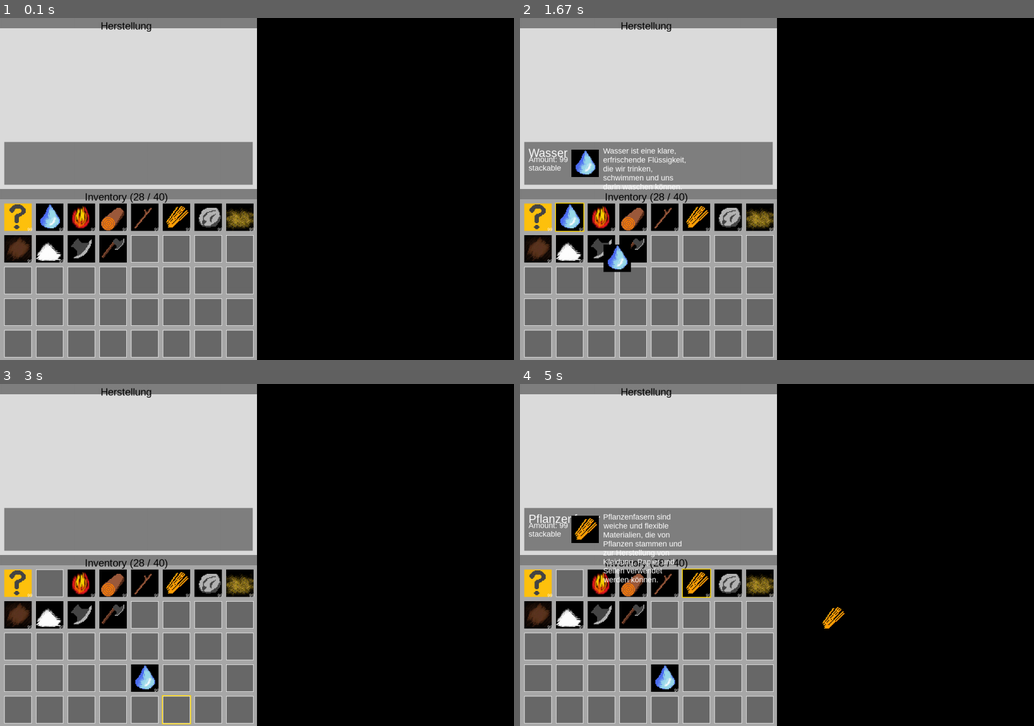
Above: before the commit, frames 1-4 (two rows, left to right).
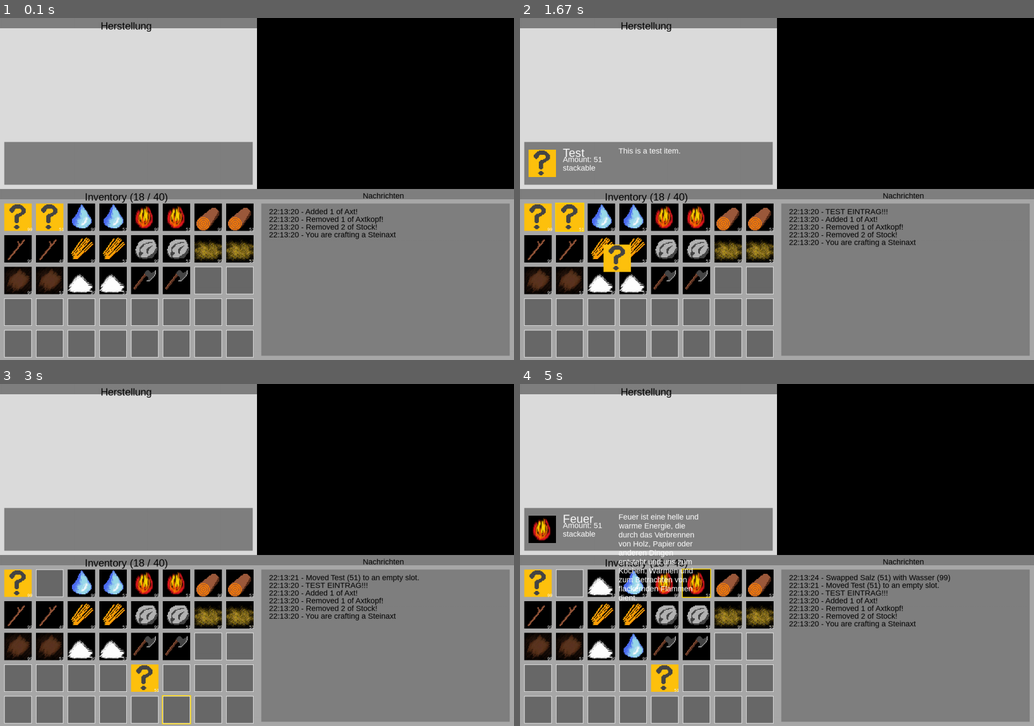
Above: after the commit, the same moments.

Repository: Pappet/CraftingGame_pygame
Game: pygame game, started from CraftingGame/main.py
Two runs of this game, one before a commit and one after it. Both use one fixed random seed, a clock stepped at 60 frames per second and the inputs below.
Inputs (mouse positions are in pixels of both pictures, inside the frame that each line leads up to):
- Up to frame 1 (0.1 s): no input
- Up to frame 2 (1.67 s): press the mouse at (633, 250) at 0.37 s; move the mouse to (622, 257) at 0.47 s; release the mouse at (617, 271) at 0.6 s; hold M 0.67-1.13 s; press the mouse at (571, 281) at 1.2 s; move the mouse to (771, 298) at 1.3 s; release the mouse at (972, 318) at 1.43 s; press the mouse at (571, 216) at 1.53 s; move the mouse to (617, 257) at 1.63 s
- Up to frame 3 (3 s): release the mouse at (143, 664) at 1.77 s; press the mouse at (82, 678) at 1.87 s; move the mouse to (97, 643) at 1.97 s; release the mouse at (113, 609) at 2.1 s; press the mouse at (51, 678) at 2.2 s; move the mouse to (246, 551) at 2.3 s; release the mouse at (447, 425) at 2.43 s; press the mouse at (51, 616) at 2.53 s; move the mouse to (143, 520) at 2.63 s; release the mouse at (231, 425) at 2.77 s; press the mouse at (174, 708) at 2.87 s; move the mouse to (282, 585) at 2.97 s
- Up to frame 4 (5 s): release the mouse at (905, 459) at 3.1 s; press the mouse at (535, 678) at 3.2 s; move the mouse to (679, 606) at 3.3 s; release the mouse at (818, 534) at 3.43 s; press the mouse at (663, 582) at 3.53 s; move the mouse to (669, 575) at 3.63 s; release the mouse at (669, 568) at 3.77 s; press the mouse at (761, 647) at 3.87 s; move the mouse to (782, 551) at 3.97 s; release the mouse at (802, 459) at 4.1 s; press the mouse at (633, 647) at 4.2 s; move the mouse to (612, 616) at 4.3 s; release the mouse at (591, 589) at 4.43 s; press the mouse at (694, 647) at 4.53 s; move the mouse to (653, 596) at 4.63 s; release the mouse at (612, 548) at 4.77 s; press the mouse at (694, 582) at 4.87 s; move the mouse to (833, 616) at 4.97 s

The runs differ from the first frame. In frame 1, 32% of the frame differs, in the area x 0-100%, y 50-100%; in frame 2, 33%; in frame 3, 32%; in frame 4, 34%, in the area x 0-100%, y 38-100%.

Commit message:
Feature: Added basic Message Log. Can add message and it scrolls. Some minor Bugs.

Diff:
--- a/CraftingGame/Recipes/RecipeManager.py
+++ b/CraftingGame/Recipes/RecipeManager.py
@@ -2,10 +2,11 @@
 
 
 class RecipeManager:
-    def __init__(self, inventory, item_manager):
+    def __init__(self, inventory, item_manager, message_menu):
         self.recipes = []
         self.inventory = inventory
         self.item_manager = item_manager
+        self.message_menu = message_menu
 
     def load_recipes(self, recipes_file_path):
         with open(recipes_file_path, 'r') as f:
@@ -33,21 +34,21 @@
                     return False
                 print(f"Recipe: {recipe['name']} can be crafted!")
                 return True
-        print(f"This is an invalid Recipe!")
+        self.message_menu.add_message(f"This is an invalid Recipe!")
         return False
 
     def craft(self, recipe) -> bool:
         if self.can_craft(recipe):
-            print(f"You are crafting a {recipe['name']}")
+            self.message_menu.add_message(f"You are crafting a {recipe['name']}")
             for ingredients_item, ingredients_amount in recipe["ingredients"].items():
                 item_object = self.item_manager.get_item_by_name(ingredients_item)
                 self.inventory.remove_item(item_object, ingredients_amount)
-                print(f"Removed {ingredients_amount} of {ingredients_item} from the inventory!")
+                self.message_menu.add_message(f"Removed {ingredients_amount} of {ingredients_item}!")
 
             for result_item, result_amount in recipe["results"].items():
                 result_object = self.item_manager.get_item_by_name(result_item)
                 self.inventory.add_item(result_object, result_amount)
-                print(f"Added {result_amount} of {result_item}!")
+                self.message_menu.add_message(f"Added {result_amount} of {result_item}!")
             return True
-        print(f"Can't craft this recipe!")
+        self.message_menu.add_message(f"Can't craft this recipe!")
         return False
--- a/CraftingGame/Recipes/recipes.json
+++ b/CraftingGame/Recipes/recipes.json
@@ -11,7 +11,7 @@
   {
     "name": "Steinaxt",
     "ingredients": {
-      "Holz": 2,
+      "Stock": 2,
       "Axtkopf": 1
     },
     "results": {
--- a/CraftingGame/items/ItemsManager.py
+++ b/CraftingGame/items/ItemsManager.py
@@ -17,7 +17,7 @@
         for item_data in items_data:
             item = Item(str(uuid.uuid4()), item_data['name'], item_data['image_path'],
                         item_data['category'], item_data['description'], item_data['stackable'])
-            print(f"{item.name}: {item.id}")
+            # print(f"{item.name}: {item.id}")
             self.items.append(item)
 
     def get_item_by_id(self, item_id) -> Optional[Item]:
--- a/CraftingGame/main.py
+++ b/CraftingGame/main.py
@@ -6,6 +6,7 @@
 from menus.MenuManager import MenuManager
 from menus.Menu import Menu
 from menus.CraftingMenu import CraftingMenu
+from menus.MessageMenu import MessageMenu
 from Recipes.RecipeManager import RecipeManager
 
 pygame.init()
@@ -40,38 +41,39 @@
 bottom_left = (0, screen_height//2)
 bottom_right = (screen_width//2, screen_height//2)
 
+message_menu = MessageMenu(bottom_right[0], bottom_right[1], screen_width//2, screen_height//2, menu_spacing, menu_font_size, menu_title_spacing, "Nachrichten", True, screen)
+
 # ---- create inventory and items --------------------------------------------------------
 items_manager = ItemsManager()
 items_manager.load_items("./items/items.json")
 
 inventory = Inventory(bottom_left[0], bottom_left[1], screen_width//2, screen_height//2, inventory_slot_size, menu_spacing, inventory_rows,
-                      inventory_cols, menu_spacing, menu_font_size, menu_title_spacing, inventory_tile, True)
+                      inventory_cols, menu_spacing, menu_font_size, menu_title_spacing, inventory_tile, True, message_menu)
 
 # ---- Rezepte --------------------------------------------------------
-recipe_manager = RecipeManager(inventory, items_manager)
+recipe_manager = RecipeManager(inventory, items_manager, message_menu)
 recipe_manager.load_recipes("./Recipes/recipes.json")
 
 # ---- create menus and menu manager --------------------------------------------------------
-crafting_menu = CraftingMenu(top_left[0], top_left[1], screen_width//2, screen_height//2, menu_spacing, menu_font_size, menu_title_spacing, "Herstellung", True, inventory, items_manager)
-map_menu = Menu(top_right[0], top_right[1], screen_width//2, screen_height//2, menu_spacing, menu_font_size, menu_title_spacing, "Karte", False)
-massage_menu = Menu(bottom_right[0], bottom_right[1], screen_width//2, screen_height//2, menu_spacing, menu_font_size, menu_title_spacing, "Nachrichten", False)
+crafting_menu = CraftingMenu(top_left[0], top_left[1], screen_width//2, screen_height//2, menu_spacing, menu_font_size, menu_title_spacing, "Herstellung", True, inventory, items_manager, message_menu)
+map_menu = Menu(top_right[0], top_right[1], message_menu, screen_width//2, screen_height//2, menu_spacing, menu_font_size, menu_title_spacing, "Karte", False)
 
 menu_manager.add_menu(inventory)
 menu_manager.add_menu(crafting_menu)
 menu_manager.add_menu(map_menu)
-menu_manager.add_menu(massage_menu)
+menu_manager.add_menu(message_menu)
 
 # ---- Manipulate the Inventory --------------------------------------------------------
 for item in items_manager.items:
     if item.stackable:
-        inventory.add_item(item, 99)
+        inventory.add_item(item, 150)
     else:
         inventory.add_item(item, 1)
 
 print(inventory.get_items())
 # print(recipe_manager.get_recipes_by_ingredient("Holz"))
 # print(recipe_manager.can_craft(recipe_manager.get_recipe_by_name("Steinaxt")))
-# recipe_manager.craft(recipe_manager.get_recipe_by_name("Stock"))
+recipe_manager.craft(recipe_manager.get_recipe_by_name("Steinaxt"))
 print(inventory.get_items())
 
 # ---- Haupt-Schleife --------------------------------------------------------
--- a/CraftingGame/menus/CraftingMenu.py
+++ b/CraftingGame/menus/CraftingMenu.py
@@ -5,8 +5,8 @@
 
 
 class CraftingMenu(Menu):
-    def __init__(self, x, y, width, height, edge_spacing, menu_font_size, title_spacing, title, active, inventory, item_manager):
-        super().__init__(x=x, y=y, width=width, height=height,
+    def __init__(self, x, y, width, height, edge_spacing, menu_font_size, title_spacing, title, active, inventory, item_manager, message_menu):
+        super().__init__(x=x, y=y, message_menu = message_menu, width=width, height=height,
                          edge_spacing=edge_spacing, menu_font_size=menu_font_size, title_spacing=title_spacing,
                          title=title, active=active)
         self.bg_color = color.gainsboro
@@ -17,24 +17,28 @@
         self.info_height = 100
         self.info_x = self.x + self.edge_spacing
         self.info_y = self.height - self.info_height - self.edge_spacing
+        self.info_left_x = self.info_x + self.edge_spacing
+        self.info_middle_x = self.info_left_x + 80
+        self.info_right_x = self.info_middle_x + 130
 
         self.selected_slot_rect = (self.info_x, self.info_y, self.info_width, self.info_height)
 
     def draw(self, surface):
         super().draw(surface)
         # draw the selected item's info
-        pygame.draw.rect(surface, color.gray, self.selected_slot_rect)
-        if self.inventory.selected_slot is not None and self.inventory.selected_slot.get_item_in_slot():
-            if self.inventory.selected_slot.get_item_in_slot().stackable:
-                stackable_str = "stackable"
-            else:
-                stackable_str = "not stackable"
-            image_item = self.inventory.selected_slot.get_item_in_slot().get_image()
+        if self.active:
+            pygame.draw.rect(surface, color.gray, self.selected_slot_rect)
+            if self.inventory.selected_slot is not None and self.inventory.selected_slot.get_item_in_slot():
+                if self.inventory.selected_slot.get_item_in_slot().stackable:
+                    stackable_str = "stackable"
+                else:
+                    stackable_str = "not stackable"
+                image_item = self.inventory.selected_slot.get_item_in_slot().get_image()
 
-            text.draw_text(surface, self.inventory.selected_slot.get_item_in_slot().name, int(self.menu_font_size*1.5), color.white, self.info_x + self.edge_spacing, self.info_y + self.edge_spacing)
-            text.draw_text(surface, f"Amount: {self.inventory.selected_slot.amount}", self.menu_font_size, color.white, self.info_x + self.edge_spacing, self.info_y + self.edge_spacing + 20)
-            text.draw_text(surface, stackable_str, self.menu_font_size, color.white, self.info_x + self.edge_spacing, self.info_y + self.edge_spacing + 40)
-            surface.blit(image_item, (self.info_x + self.edge_spacing + 100, self.info_y + self.info_height//2 - image_item.get_height()//2))
-            text.draw_multiline_text(surface, self.inventory.selected_slot.get_item_in_slot().description, self.menu_font_size,
-                                     color.white,
-                                     self.info_x + self.edge_spacing*2 + 100 + image_item.get_width(), self.info_y + self.edge_spacing, 200)
+                text.draw_text(surface, self.inventory.selected_slot.get_item_in_slot().name, int(self.menu_font_size*1.5), color.white, self.info_middle_x, self.info_y + self.edge_spacing)
+                text.draw_text(surface, f"Amount: {self.inventory.selected_slot.amount}", self.menu_font_size, color.white, self.info_middle_x, self.info_y + self.edge_spacing + 20)
+                text.draw_text(surface, stackable_str, self.menu_font_size, color.white, self.info_middle_x, self.info_y + self.edge_spacing + 40)
+                surface.blit(image_item, (self.info_left_x, self.info_y + self.info_height//2 - image_item.get_height()//2))
+                text.draw_multiline_text(surface, self.inventory.selected_slot.get_item_in_slot().description, self.menu_font_size,
+                                         color.white,
+                                         self.info_right_x, self.info_y + self.edge_spacing, 200)
--- a/CraftingGame/menus/Inventory.py
+++ b/CraftingGame/menus/Inventory.py
@@ -10,8 +10,8 @@
 
 class Inventory(Menu):
     def __init__(self, x, y, width, height, slot_size, slot_spacing, rows, cols, edge_spacing, menu_font_size,
-                 title_spacing, title, active):
-        super().__init__(x=x, y=y, width=width, height=height,
+                 title_spacing, title, active, message_menu):
+        super().__init__(x=x, y=y, message_menu=message_menu, width=width, height=height,
                          edge_spacing=edge_spacing, menu_font_size=menu_font_size, title_spacing=title_spacing,
                          title=title, active=active)
 
@@ -140,7 +140,7 @@
                                 break
                     return True
                 else:
-                    print("To many items for the inventory!")
+                    self.message_menu.add_message("To many items for the inventory!")
                     return False
         return False
 
@@ -151,6 +151,7 @@
                     amount_diff = amount
                     for slot in reversed(self.get_slots_with_item(item)):
                         if amount_diff > self.max_stack_size:
+                            self.message_menu.add_message(f"{slot.item.name} removed.")
                             slot.remove_item(self.max_stack_size)
                             amount_diff -= self.max_stack_size
                         else:
@@ -163,7 +164,7 @@
                                 slot.remove_item(amount)
                                 return True
             else:
-                print("Not enough Items in Inventory")
+                self.message_menu.add_message("Not enough Items in Inventory")
                 return False
         else:
             if self.get_item_amount(item.name) >= amount:
@@ -185,7 +186,7 @@
                                 slot.remove_item(1)
                                 return True
             else:
-                print("Not enough Items in Inventory")
+                self.message_menu.add_message("Not enough Items in Inventory")
                 return False
         return False
 
@@ -199,6 +200,7 @@
                 from_slot.item = None
                 to_slot.amount = from_slot.amount
                 from_slot.amount = 0
+                self.message_menu.add_message(f"Moved {to_slot.item.name} ({to_slot.amount}) to an empty slot.")
             elif from_item.id == to_item.id and from_item.stackable:
                 # Increment item count if the items are stackable and have the same id
                 total_amount = from_slot.amount + to_slot.amount
@@ -206,10 +208,12 @@
                     to_slot.amount = total_amount
                     from_slot.item = None
                     from_slot.amount = 0
+                    self.message_menu.add_message(f"Added {from_slot.amount} of {from_item.name} to the slot")
                 else:
                     diff = total_amount - self.max_stack_size
                     to_slot.amount = self.max_stack_size
                     from_slot.amount = diff
+                    self.message_menu.add_message(f"Added {self.max_stack_size} of {from_item.name} to the slot. {diff} remaining in the other slot.")
             else:
                 # Swap items between source slot and target slot
                 to_slot_amount_buffer = to_slot.amount
@@ -219,6 +223,7 @@
                 to_slot.amount = from_slot_amount_buffer
                 from_slot.item = to_item
                 from_slot.amount = to_slot_amount_buffer
+                self.message_menu.add_message(f"Swapped {from_item.name} ({from_slot_amount_buffer}) with {to_item.name} ({to_slot_amount_buffer})")
 
     def draw(self, surface):
         if self.active:
@@ -251,6 +256,7 @@
                 if event.key == pygame.K_a:
                     if self.get_free_inventory_space() > 0 and not self.selected_slot.is_empty():
                         self.add_item(self.selected_slot.item, 1)
+                        self.message_menu.add_message(f"Added {self.selected_slot.item.name} to inventory")
                 elif event.key == pygame.K_r:
                     if self.get_free_inventory_space() < self.get_inventory_space() and self.selected_slot:
                         if not self.remove_item(self.selected_slot.get_item_in_slot(), 1):
--- a/CraftingGame/menus/Menu.py
+++ b/CraftingGame/menus/Menu.py
@@ -3,7 +3,7 @@
 
 
 class Menu:
-    def __init__(self, x, y, width=100, height=100, edge_spacing=10, menu_font_size=18, title_spacing=30, title="Default", active=False):
+    def __init__(self, x, y, message_menu,width=100, height=100, edge_spacing=10, menu_font_size=18, title_spacing=30, title="Default", active=False):
         self.x = x
         self.y = y
         self.edge_spacing = edge_spacing
@@ -17,9 +17,11 @@
         # change the font to a system font that is available on your system
         self.font = pygame.font.SysFont("arial", self.title_spacing)
         self.active = active
+        self.message_menu = message_menu
 
     def toggle_menu(self):
         self.active = not self.active
+        self.message_menu.add_message(f"Toggeled {self.title}!")
 
     def get_image(self):
         return self.image
--- /dev/null
+++ b/CraftingGame/menus/MessageMenu.py
@@ -0,0 +1,69 @@
+import pygame
+import datetime
+import CraftingGame.helper.color as color
+import CraftingGame.helper.pygame_text as text
+from CraftingGame.menus.Menu import Menu
+
+
+class MessageMenu(Menu):
+    def __init__(self, x, y, width, height, edge_spacing, menu_font_size, title_spacing, title, active, surface):
+        super().__init__(x=x, y=y, message_menu=self, width=width, height=height,
+                         edge_spacing=edge_spacing, menu_font_size=menu_font_size, title_spacing=title_spacing,
+                         title=title, active=active)
+        self.surface = surface
+        self.text_surface = None
+        self.font = pygame.font.SysFont("arial", menu_font_size)
+        self.text = ""
+
+        self.info_width = self.width - self.edge_spacing * 2
+        self.info_height = self.height - self.title_spacing - self.edge_spacing * 2
+        self.info_x = self.x + self.edge_spacing
+        self.info_y = self.y + self.edge_spacing + self.title_spacing
+        self.info_left_x = self.info_x + self.edge_spacing
+        self.info_middle_x = self.info_left_x + 80
+        self.info_right_x = self.info_middle_x + 130
+        self.text_rect = (self.info_x, self.info_y, self.info_width, self.info_height)
+
+    def add_message(self, message):
+        timestamp = datetime.datetime.now().strftime('%H:%M:%S')
+
+        # Füge die neue Nachricht mit Zeitstempel am Anfang des Texts hinzu
+        self.text = f"{timestamp} - {message}\n{self.text}"
+
+        # Wenn das Log-Textfeld voll ist, die älteste Zeile löschen
+        if self.text.count('\n') > self.info_height // self.menu_font_size:
+            self.text = '\n'.join(self.text.split('\n')[:-1])
+            print("TOO BIG")
+
+        # Log-Textfeld neu rendern
+        self.text_surface = self.font.render(self.text, True, color.white)
+
+    def draw(self, surface):
+        super().draw(surface)
+
+        if self.active:
+            pygame.draw.rect(self.surface, color.gray, self.text_rect)
+
+            # Zeilenumbrüche im Text suchen
+            lines = self.text.split("\n")
+
+            # Wenn der Text höher als das Textfeld ist, nur die unteren Zeilen anzeigen
+            if len(lines) > self.info_height // self.menu_font_size:
+                lines = lines[-self.info_height // self.menu_font_size:]
+
+            # Textblöcke erstellen und zeichnen
+            y = self.info_y + self.menu_font_size
+            for line in lines:
+                text_surface = self.font.render(line, True, color.black)
+                text_rect = text_surface.get_rect()
+                text_rect.midleft = (self.info_x + self.menu_font_size, y)
+                self.surface.blit(text_surface, text_rect)
+                y += self.menu_font_size
+
+    def update(self, event):
+        super().update(event)
+
+        if event.type == pygame.KEYDOWN:
+            if self.active:
+                if event.key == pygame.K_m:
+                    self.add_message("TEST EINTRAG!!!")
